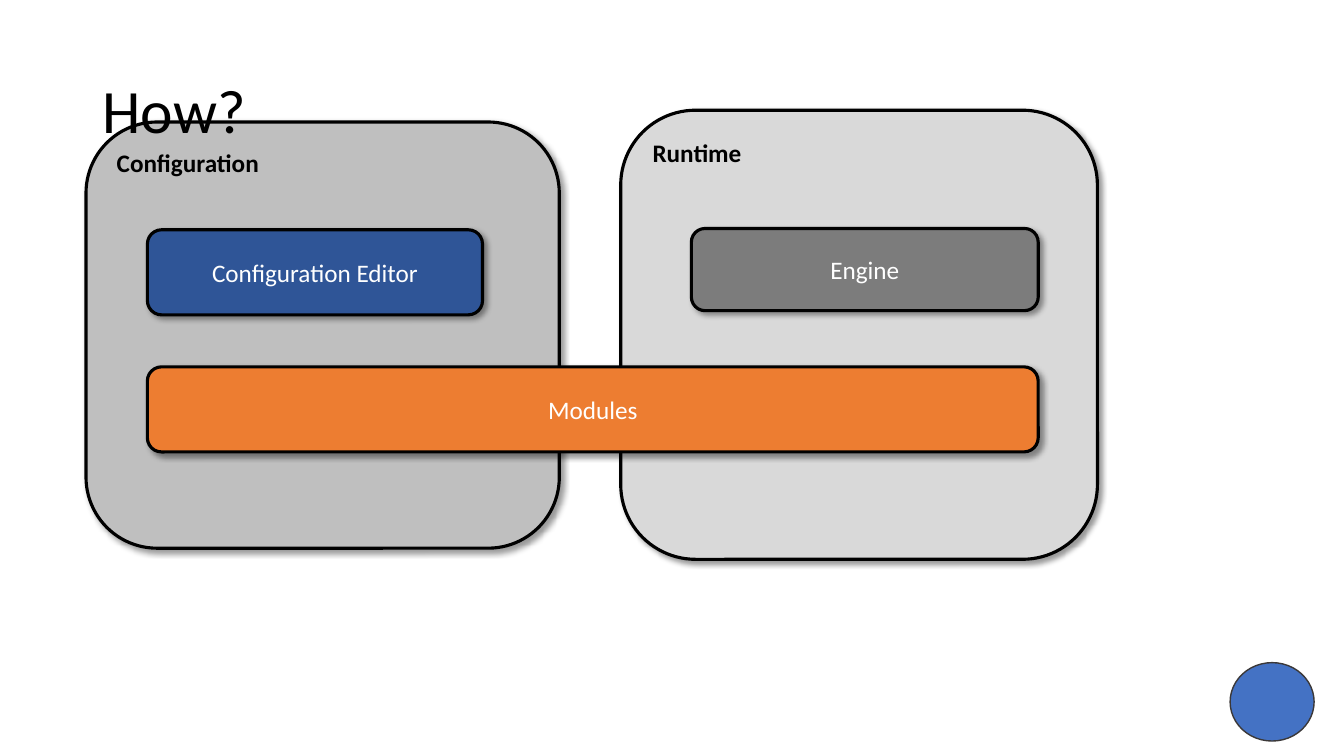
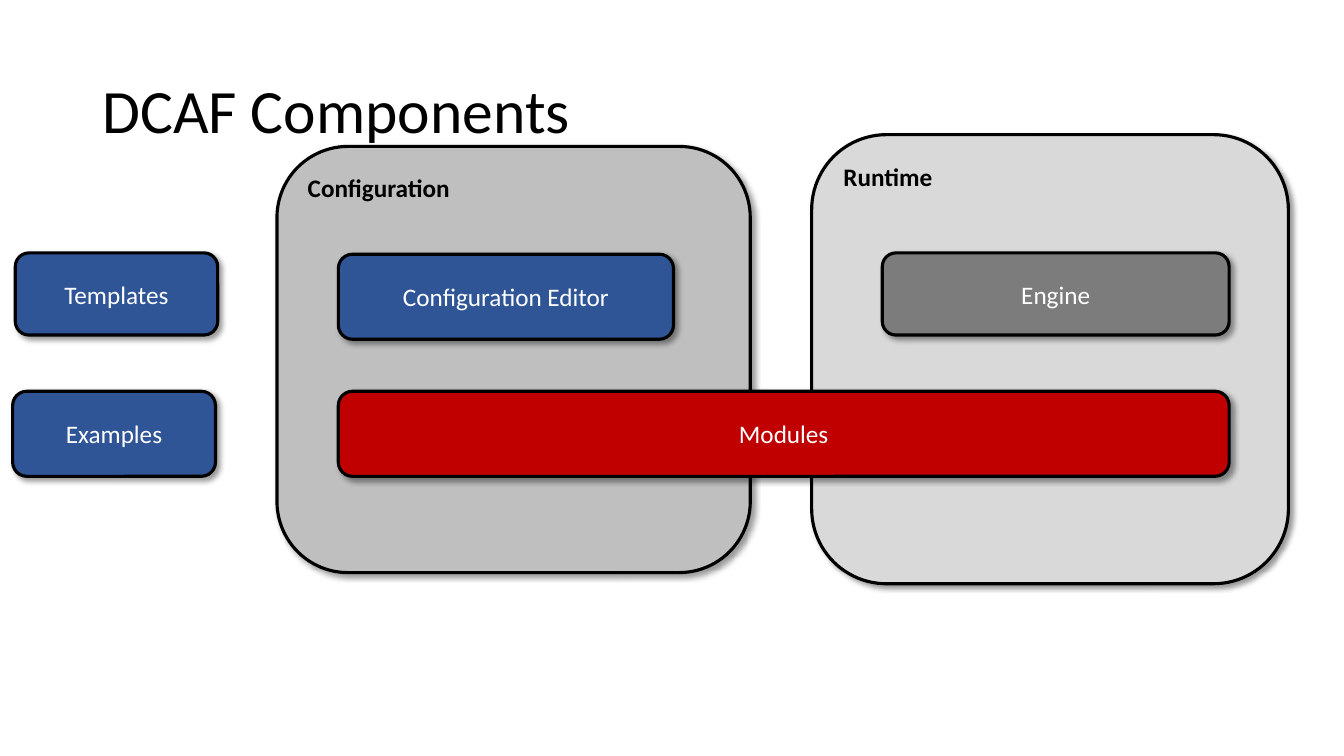
Before and after one commit to LabVIEW-DCAF/Documentation, a slide deck: slide 9 of Trunk/Getting Started Material/DCAF Training/1 Introduction to DCAF.pptx (slide 6 before the commit). Drawn at 1344x756 pixels with LibreOffice and Linux fonts; fonts in the diff are those of the drawing. Boxes give left, top, right and bottom in pixels: in the first picture for what was removed or moved away, otherwise in the second. Text is boxed around its words. In the diff, an @@ line names an element or a change of style, - is before the commit and + after.

```diff
--- a/Trunk/Getting Started Material/DCAF Training/1 Introduction to DCAF.pptx
+++ b/Trunk/Getting Started Material/DCAF Training/1 Introduction to DCAF.pptx
@@ title at bbox=[102, 93, 570, 148]: text changed @@
-How?
+DCAF Components
@@ rounded rectangle added at bbox=[15, 253, 218, 336], fill #2F5597, outline #000000 2.25 pt, 18 pt, text #FFFFFF @@
+Templates
@@ 5 rounded rectangles: place and size @@
-5 rounded rectangles at bbox=[86, 110, 1098, 560]
+5 rounded rectangles at bbox=[277, 135, 1289, 585]
@@ rounded rectangle added at bbox=[13, 391, 216, 476], fill #2F5597, outline #000000 2.25 pt, 18 pt, text #FFFFFF @@
+Examples
@@ rounded rectangle "Modules" at bbox=[339, 391, 1230, 476]: fill #ED7D31 to #C00000 @@
@@ ellipse removed at bbox=[1230, 662, 1314, 741] @@
```
Also in this commit, not shown: 18 other slides changed, 10 slides added, 13 slides removed, 1 other file.
